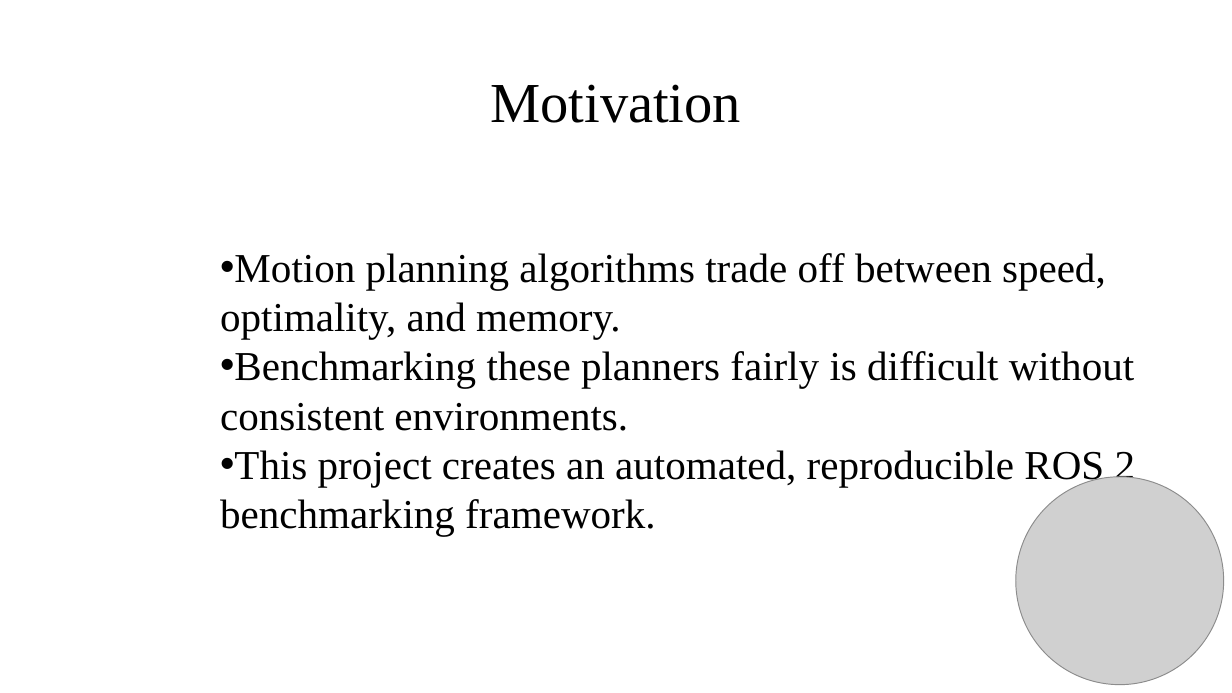
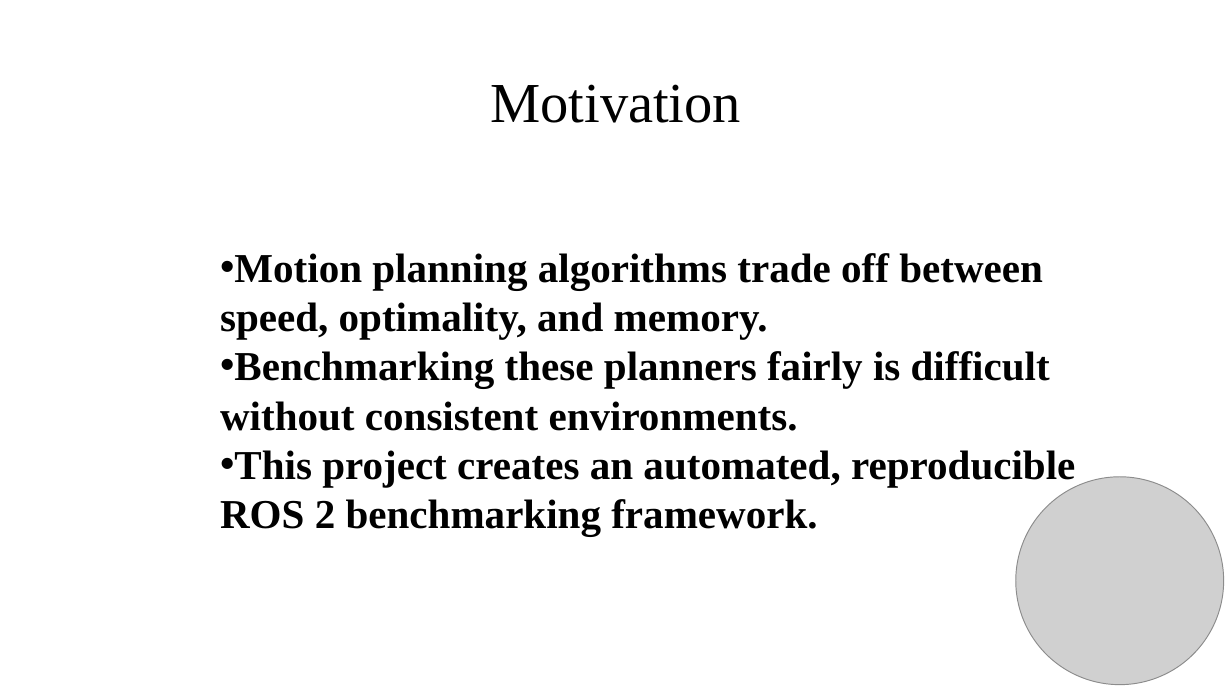
Before and after one commit to meljahmi-personal/RBE550-project-proposal, a slide deck: slide 2 of project_status_October_6/status/Benchmarking_Classical_Grid_Based_Planners_in_ROS2_Oct62025.pptx. Drawn at 1232x693 pixels with LibreOffice and Linux fonts; fonts in the diff are those of the drawing; grey boxes stand for pictures. Boxes give left, top, right and bottom in pixels: in the first picture for what was removed or moved away, otherwise in the second. Text is boxed around its words. In the diff, an @@ line names an element or a change of style, - is before the commit and + after.

```diff
--- a/project_status_October_6/status/Benchmarking_Classical_Grid_Based_Planners_in_ROS2_Oct62025.pptx
+++ b/project_status_October_6/status/Benchmarking_Classical_Grid_Based_Planners_in_ROS2_Oct62025.pptx
@@ text "Motion planning algorithms trade off ..." at (220, 253, 1075, 536): bold on @@
```
Also in this commit, not shown: 2 other slides changed, 1 slide removed, 3 other files.
